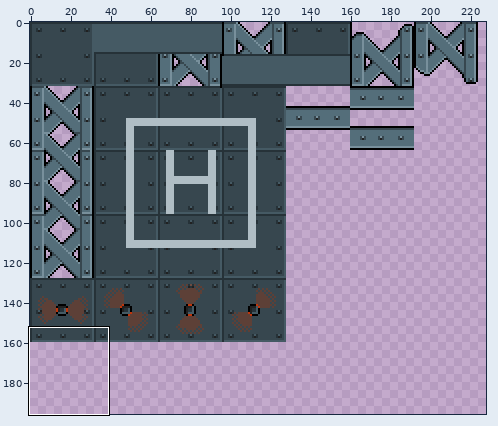
Two states of a sprite sheet, assets/tiles/hangar_tiles.png. The picture above shows the old version from afar; the outline marks the close-up.
Close-up. First the earlier version:
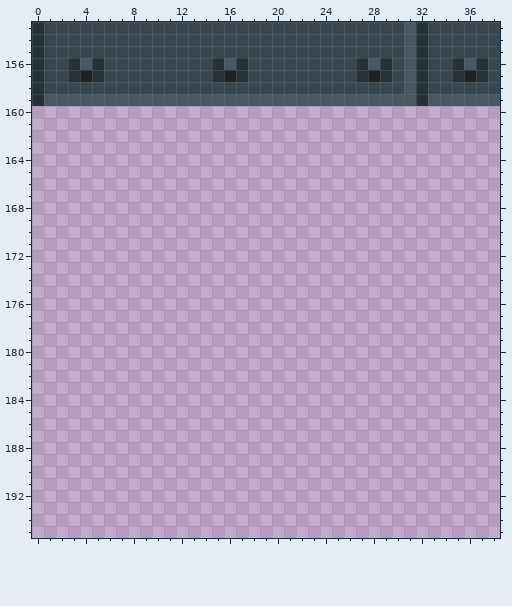
The file is 255x255 pixels. Shown: x 0..38, y 153..195. The wide view leaves out empty margins.
Now the later version:
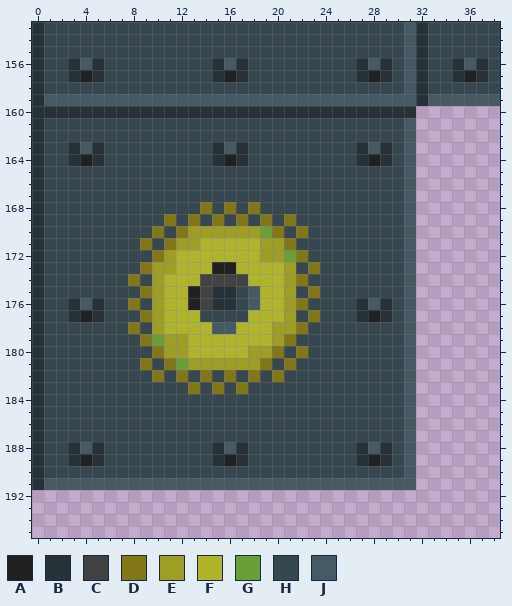
Palette (. is transparent): A #212121  B #263238  C #424242  D #827717  E #9e9d24  F #afb42b  G #689f38  H #37474f  J #455a64
Difference:
{"y":160,"x":0,"old":"................................","new":"BBBBBBBBBBBBBBBBBBBBBBBBBBBBBBBB"}
{"y":161,"x":0,"old":"................................","new":"BHHHHHHHHHHHHHHHHHHHHHHHHHHHHHHJ"}
{"y":162,"x":0,"old":"................................","new":"BHHHHHHHHHHHHHHHHHHHHHHHHHHHHHHJ"}
{"y":163,"x":0,"old":"................................","new":"BHHBJBHHHHHHHHHBJBHHHHHHHHHBJBHJ"}
{"y":164,"x":0,"old":"................................","new":"BHHBABHHHHHHHHHBABHHHHHHHHHBABHJ"}
{"y":165,"x":0,"old":"................................","new":"BHHHHHHHHHHHHHHHHHHHHHHHHHHHHHHJ"}
{"y":166,"x":0,"old":"................................","new":"BHHHHHHHHHHHHHHHHHHHHHHHHHHHHHHJ"}
{"y":167,"x":0,"old":"................................","new":"BHHHHHHHHHHHHHHHHHHHHHHHHHHHHHHJ"}
{"y":168,"x":0,"old":"................................","new":"BHHHHHHHHHHHHHDHDHDHHHHHHHHHHHHJ"}
{"y":169,"x":0,"old":"................................","new":"BHHHHHHHHHHDHDHDHDHDHDHHHHHHHHHJ"}
{"y":170,"x":0,"old":"................................","new":"BHHHHHHHHHDHDEEEEEEGDHDHHHHHHHHJ"}
{"y":171,"x":0,"old":"................................","new":"BHHHHHHHHDHDEEFFFFFEEDHHHHHHHHHJ"}
{"y":172,"x":0,"old":"................................","new":"BHHHHHHHHHDEFFFFFFFEEGDHHHHHHHHJ"}
{"y":173,"x":0,"old":"................................","new":"BHHHHHHHHDEEFFFAAFFFFEHDHHHHHHHJ"}
{"y":174,"x":0,"old":"................................","new":"BHHHHHHHDHEFFFCCCCFFFEDHHHHHHHHJ"}
{"y":175,"x":0,"old":"................................","new":"BHHHHHHHHDEFFACBBHJFFEHDHHHHHHHJ"}
{"y":176,"x":0,"old":"................................","new":"BHHBJBHHDHEFFACBBHJFFEDHHHHBJBHJ"}
{"y":177,"x":0,"old":"................................","new":"BHHBABHHHDEFFFHHHHFFFEHDHHHBABHJ"}
{"y":178,"x":0,"old":"................................","new":"BHHHHHHHDHEFFFFJJFFFEEDHHHHHHHHJ"}
{"y":179,"x":0,"old":"................................","new":"BHHHHHHHHDGEEFFFFFFFEDHHHHHHHHHJ"}
{"y":180,"x":0,"old":"................................","new":"BHHHHHHHHHDEEFFFFFEEDHDHHHHHHHHJ"}
{"y":181,"x":0,"old":"................................","new":"BHHHHHHHHDHDGEEEEEEDHDHHHHHHHHHJ"}
{"y":182,"x":0,"old":"................................","new":"BHHHHHHHHHDHDHDHDHDHDHHHHHHHHHHJ"}
{"y":183,"x":0,"old":"................................","new":"BHHHHHHHHHHHHDHDHDHHHHHHHHHHHHHJ"}
{"y":184,"x":0,"old":"................................","new":"BHHHHHHHHHHHHHHHHHHHHHHHHHHHHHHJ"}
{"y":185,"x":0,"old":"................................","new":"BHHHHHHHHHHHHHHHHHHHHHHHHHHHHHHJ"}
{"y":186,"x":0,"old":"................................","new":"BHHHHHHHHHHHHHHHHHHHHHHHHHHHHHHJ"}
{"y":187,"x":0,"old":"................................","new":"BHHHHHHHHHHHHHHHHHHHHHHHHHHHHHHJ"}
{"y":188,"x":0,"old":"................................","new":"BHHBJBHHHHHHHHHBJBHHHHHHHHHBJBHJ"}
{"y":189,"x":0,"old":"................................","new":"BHHBABHHHHHHHHHBABHHHHHHHHHBABHJ"}
{"y":190,"x":0,"old":"................................","new":"BHHHHHHHHHHHHHHHHHHHHHHHHHHHHHHJ"}
{"y":191,"x":0,"old":"................................","new":"BJJJJJJJJJJJJJJJJJJJJJJJJJJJJJJJ"}
{"label":"added","picture_box":[32,106,416,490]}
